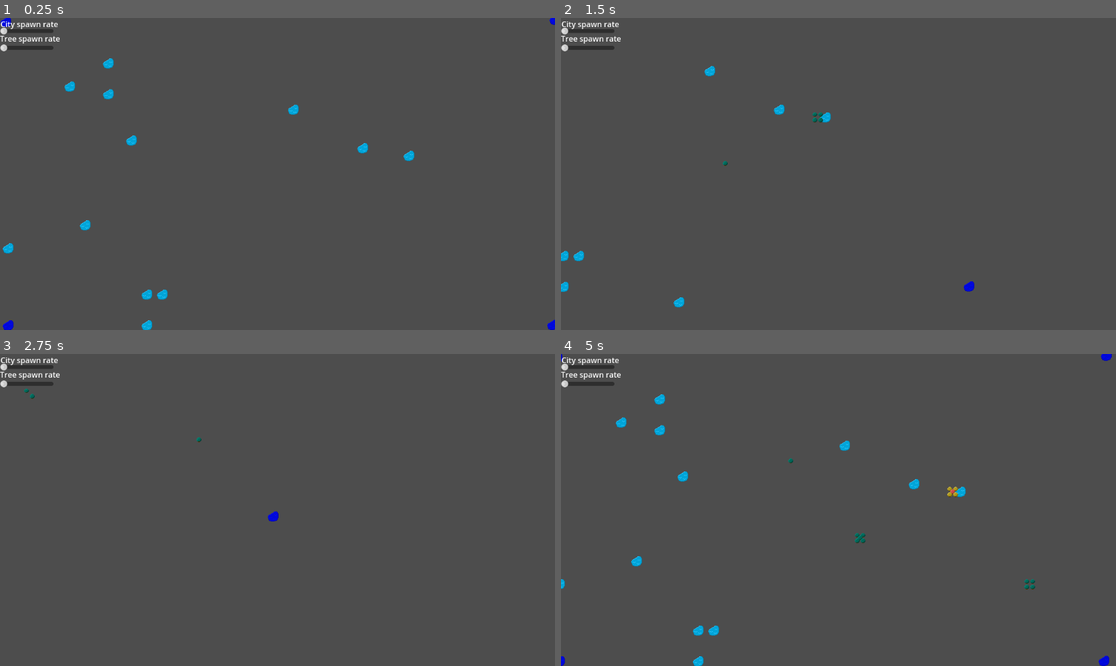
Above: before the commit, frames 1-4 (two rows, left to right).
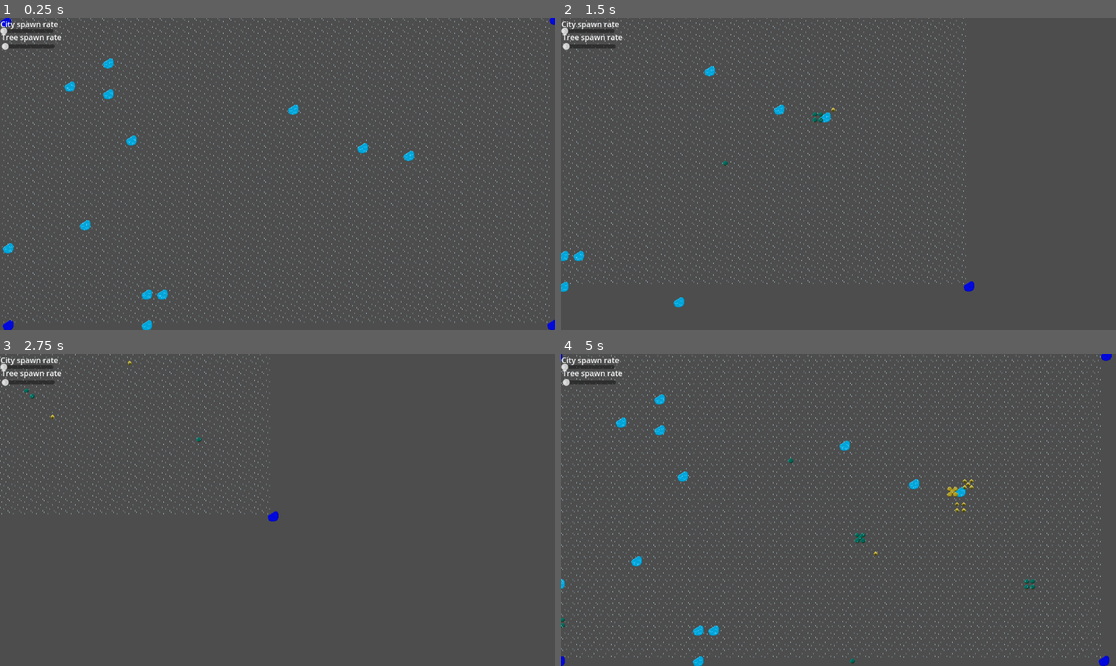
Above: after the commit, the same moments.

Repository: Nuxifer/Tree-gone-o-metry
Game: Godot game, scene res://scenes/main_scene.tscn
Same seed, same stepped clock (60 frames per second), same inputs: the game is played once before the commit and once after it.
Inputs (mouse positions are in pixels of both pictures, inside the frame that each line leads up to):
- Up to frame 1 (0.25 s): no input
- Up to frame 2 (1.5 s): move the mouse to (960, 158) at 0.52 s; press the mouse at (960, 158) at 0.53 s; hold Right (ui_right) 0.53-1.28 s; move the mouse to (727, 189) at 1.27 s; release the mouse at (727, 189) at 1.28 s; hold Down (ui_down) from 1.28 s (still down); click (727, 189) at 1.35 s
- Up to frame 3 (2.75 s): move the mouse to (333, 441) at 2.02 s; release Down (ui_down) at 2.03 s; press the mouse at (333, 441) at 2.03 s; hold Right (ui_right) from 2.03 s (still down)
- Up to frame 4 (5 s): move the mouse to (810, 572) at 2.77 s; release Right (ui_right) at 2.78 s; release the mouse at (810, 572) at 2.78 s; hold Up (ui_up) 2.78-3.53 s; click (810, 572) at 2.85 s; move the mouse to (1005, 556) at 3.52 s; press the mouse at (1005, 556) at 3.53 s; hold Left (ui_left) from 3.53 s (still down); move the mouse to (672, 463) at 4.27 s; release the mouse at (672, 463) at 4.28 s; click (672, 463) at 4.35 s

The runs differ from the first frame. In frame 1, 5.0% of the frame differs, in the area x 0-99%, y 0-98%; in frame 2, 3.3%; in frame 3, 1.5%; in frame 4, 5.0%, in the area x 0-98%, y 0-100%.
Error before the commit: Cannot call method 'add_child' on a null value. (res://scenes/lake.gd:67)

Commit message:
240818
- regneffekt fixad
- infinite loop ordnad
- gjort sliders för spawn rate

> anpassa sliders
> fadein/fade out regneffekt
> gör meny

Diff:
--- a/global.gd
+++ b/global.gd
@@ -1,9 +1,27 @@
 extends Node
 
+signal spawn_tree
+signal spawn_lake
+signal spawn_settlement
+signal settlement_spawn_rate_changed(value)
+signal tree_spawn_rate_changed(value)
 
 
 var occupied_tiles: Dictionary = {}
 
+var lakes: Array = []  # Track lakes in the game
+var placed_trees: Dictionary = {}
+var placed_settlements: Dictionary = {}
+
+var hut_spawn_chance: float = 0.4  # 4% chance to spawn a hut
+var tree_spawn_chance: float = 0.15  # 15% chance to spawn a tree
+
 # Called when the node enters the scene tree for the first time.
 func _ready():
-	pass # Replace with function body.
+	tree_spawn_rate_changed.connect(_on_tree_spawn_rate_changed)
+	settlement_spawn_rate_changed.connect(_on_settlement_spawn_rate_changed)
+
+func _on_tree_spawn_rate_changed(value):
+	tree_spawn_chance = value
+func _on_settlement_spawn_rate_changed(value):
+	hut_spawn_chance = value
--- a/scenes/game_scene.tscn
+++ b/scenes/game_scene.tscn
@@ -33,6 +33,11 @@
 [node name="Camera2D" type="Camera2D" parent="."]
 unique_name_in_owner = true
 position = Vector2(575, 326)
+limit_left = -10000
+limit_top = -10000
+limit_right = 10000
+limit_bottom = 10000
+limit_smoothed = true
 script = ExtResource("2_cxr33")
 
 [node name="lake_objects" type="Node2D" parent="."]
--- a/scenes/lake.gd
+++ b/scenes/lake.gd
@@ -36,7 +36,7 @@
 	if randf() <= spawn_chance:
 		var spawn_position = find_valid_spawn_position()
 		if spawn_position != Vector2(-1, -1):
-			spawn_tree(spawn_position)
+			Global.spawn_tree.emit(spawn_position)
 		else:
 			print("No valid position found for spawning a tree.")
 
@@ -61,16 +61,16 @@
 		attempt_count += 1
 
 	return Vector2(-1,-1)  # Return null if no valid position was found
-
-func spawn_tree(spawn_position: Vector2):
-	var tree_instance = tree_scene.instantiate()
-	get_node("game_scene/trees_objects").add_child(tree_instance)
-	tree_instance.global_position = spawn_position
-
-	# Add the tree to the occupied tiles dictionary in the parent scene
-	var grid_position = Vector2i(spawn_position / tile_size)
-	Global.occupied_tiles[grid_position] = tree_instance
-	get_parent().placed_trees[grid_position] = tree_instance
-	tree_instance.add_to_group("trees")
-
-	print("Tree spawned at: ", spawn_position)
+#
+#func spawn_tree(spawn_position: Vector2):
+	#var tree_instance = tree_scene.instantiate()
+	#get_node("game_scene/trees_objects").add_child(tree_instance)
+	#tree_instance.global_position = spawn_position
+#
+	## Add the tree to the occupied tiles dictionary in the parent scene
+	#var grid_position = Vector2i(spawn_position / tile_size)
+	#Global.occupied_tiles[grid_position] = tree_instance
+	#get_parent().placed_trees[grid_position] = tree_instance
+	#tree_instance.add_to_group("trees")
+#
+	#print("Tree spawned at: ", spawn_position)
--- a/scenes/main_scene.tscn
+++ b/scenes/main_scene.tscn
@@ -1,8 +1,12 @@
-[gd_scene load_steps=2 format=3 uid="uid://ccbxveoc345pk"]
+[gd_scene load_steps=4 format=3 uid="uid://ccbxveoc345pk"]
 
+[ext_resource type="Script" path="res://scenes/main_scene_ui.gd" id="1_0ide8"]
 [ext_resource type="PackedScene" uid="uid://isdnnbljo5ld" path="res://scenes/game_scene.tscn" id="1_to420"]
 
+[sub_resource type="SpriteFrames" id="SpriteFrames_r7adw"]
+
 [node name="MainScene" type="Node2D"]
+script = ExtResource("1_0ide8")
 
 [node name="game_scene" parent="." instance=ExtResource("1_to420")]
 
@@ -15,31 +19,38 @@
 offset_bottom = 40.0
 
 [node name="city_spawn" type="HSlider" parent="CanvasLayer/Control"]
+unique_name_in_owner = true
 layout_mode = 0
 offset_top = 19.0
 offset_right = 111.0
 offset_bottom = 35.0
-max_value = 50.0
+max_value = 10.0
+step = 0.1
 
-[node name="Label" type="Label" parent="CanvasLayer/Control/city_spawn"]
+[node name="city_label" type="Label" parent="CanvasLayer/Control/city_spawn"]
+unique_name_in_owner = true
 layout_mode = 0
 offset_left = 1.0
 offset_top = -18.0
-offset_right = 41.0
+offset_right = 184.0
 offset_bottom = 5.0
 text = "City spawn rate"
 
 [node name="tree_spawn" type="HSlider" parent="CanvasLayer/Control"]
+unique_name_in_owner = true
 layout_mode = 0
-offset_top = 54.0
-offset_right = 111.0
-offset_bottom = 70.0
+offset_left = 3.0
+offset_top = 51.0
+offset_right = 114.0
+offset_bottom = 67.0
 max_value = 50.0
+step = 0.1
 
-[node name="Label2" type="Label" parent="CanvasLayer/Control/tree_spawn"]
+[node name="tree_label" type="Label" parent="CanvasLayer/Control/tree_spawn"]
+unique_name_in_owner = true
 layout_mode = 0
 offset_top = -23.0
-offset_right = 120.0
+offset_right = 181.0
 text = "Tree spawn rate"
 
 [node name="score" type="Control" parent="CanvasLayer/Control"]
@@ -88,4 +99,10 @@
 text = ">20
 "
 
+[node name="AnimatedSprite2D" type="AnimatedSprite2D" parent="CanvasLayer"]
+sprite_frames = SubResource("SpriteFrames_r7adw")
+
+[connection signal="value_changed" from="CanvasLayer/Control/city_spawn" to="." method="_on_city_spawn_value_changed"]
+[connection signal="value_changed" from="CanvasLayer/Control/tree_spawn" to="." method="_on_tree_spawn_value_changed"]
+
 [editable path="game_scene"]
--- /dev/null
+++ b/scenes/main_scene_ui.gd
@@ -0,0 +1,41 @@
+extends Node2D
+
+@onready var tree_label = %tree_label
+@onready var city_label = %city_label
+
+
+@onready var rain_scene = preload("res://scenes/rain_scene.tscn")
+
+
+func _on_city_spawn_value_changed(value):
+	Global.settlement_spawn_rate_changed.emit(value)
+	city_label.set_text("City spawn rate: " + str(value))
+
+
+func _on_tree_spawn_value_changed(value:):
+	Global.tree_spawn_rate_changed.emit(value)
+	tree_label.set_text("Tree spawn rate: " + str(value))
+
+
+# This function is called when the node enters the scene tree for the first time.
+func _ready():
+	# Get the size of the screen
+	var screen_size = get_viewport().get_visible_rect().size
+
+	# Assuming your AnimatedSprite2D has a size of 64x64 pixels
+	var sprite_size = Vector2(24, 24)  # Replace with your actual sprite size
+
+	# Calculate how many sprites are needed to cover the screen
+	var columns = int(ceil(screen_size.x / sprite_size.x))
+	var rows = int(ceil(screen_size.y / sprite_size.y))
+
+	for x in range(columns):
+		for y in range(rows):
+			# Instance the AnimatedSprite2D scene
+			var rain_instance = rain_scene.instantiate()
+
+			# Position it correctly on the grid
+			rain_instance.position = Vector2(x * sprite_size.x, y * sprite_size.y)
+
+			# Add it as a child of the current node
+			add_child(rain_instance)
--- /dev/null
+++ b/scenes/rain_scene.tscn
@@ -0,0 +1,38 @@
+[gd_scene load_steps=6 format=3 uid="uid://bimwisuadv1ht"]
+
+[ext_resource type="Texture2D" uid="uid://co0sillgab70u" path="res://assets/Rain_sprite.png" id="1_vlxe0"]
+
+[sub_resource type="AtlasTexture" id="AtlasTexture_ns5y2"]
+atlas = ExtResource("1_vlxe0")
+region = Rect2(0, 0, 24, 24)
+
+[sub_resource type="AtlasTexture" id="AtlasTexture_wa51l"]
+atlas = ExtResource("1_vlxe0")
+region = Rect2(24, 0, 24, 24)
+
+[sub_resource type="AtlasTexture" id="AtlasTexture_a13dq"]
+atlas = ExtResource("1_vlxe0")
+region = Rect2(48, 0, 24, 24)
+
+[sub_resource type="SpriteFrames" id="SpriteFrames_ym5ol"]
+animations = [{
+"frames": [{
+"duration": 1.0,
+"texture": SubResource("AtlasTexture_ns5y2")
+}, {
+"duration": 1.0,
+"texture": SubResource("AtlasTexture_wa51l")
+}, {
+"duration": 1.0,
+"texture": SubResource("AtlasTexture_a13dq")
+}],
+"loop": true,
+"name": &"default",
+"speed": 5.0
+}]
+
+[node name="rain_animation" type="AnimatedSprite2D"]
+sprite_frames = SubResource("SpriteFrames_ym5ol")
+autoplay = "default"
+frame_progress = 0.745545
+speed_scale = 0.925
--- a/scenes/settlement.gd
+++ b/scenes/settlement.gd
@@ -20,7 +20,7 @@
 			city_health = hut_level
 		if hut_level == 1:
 			city_health = 3
-		print("No trees found near hut at ", global_position, " , remaining health is: ", city_health)
+		#print("No trees found near hut at ", global_position, " , remaining health is: ", city_health)
 		if city_health <= 0:
 			print("Hut removed at ", global_position)
 			queue_free()
@@ -37,7 +37,7 @@
 			var lake = area
 			var absorbed_level = lake.consume_levels(consumption_rate)  # Settlements absorb levels based on their consumption rate
 			total_consumed += absorbed_level
-			print("Settlement at ", global_position, " absorbed ", absorbed_level, " levels from lake.")
+			#print("Settlement at ", global_position, " absorbed ", absorbed_level, " levels from lake.")
 
 func consume_trees_in_radius() -> bool:
 	var tree_found = false
@@ -54,14 +54,14 @@
 	var amount_to_consume = consumption_rate
 
 	tree.tree_level -= amount_to_consume
-	print("Consumed ", amount_to_consume, " points from tree. New tree level: ", tree.tree_level)
+	#print("Consumed ", amount_to_consume, " points from tree. New tree level: ", tree.tree_level)
 
 	if tree.tree_level <= 0:
 		print("Tree at position ", tree.global_position, " has been removed.")
 		var tree_pos = tree.global_position / 16.0
 		if Global.occupied_tiles.has(tree_pos):
 			Global.occupied_tiles.erase(tree_pos)
-		get_parent().placed_trees.erase(tree)
+		Global.placed_trees.erase(tree)
 		tree.queue_free()  # Remove the tree if its level reaches 0
 
 	total_consumed += amount_to_consume
--- a/scripts/game_scene.gd
+++ b/scripts/game_scene.gd
@@ -6,6 +6,7 @@
 @export var tile_size: float = 16.0
 var tilemap : TileMap
 
+
 # Rain system
 @export var rain_intervals: Array[int] = []
 @export var max_turns: int = 100  # Number of intervals in the rain cycle
@@ -21,8 +22,7 @@
 @export var placement_range: int = 1000  # Range for random placement
 
 # Stores the trees placed on the grid
-var lakes: Array = []  # Track lakes in the game
-var placed_trees: Dictionary = {}
+
 
 
 @export var camera: Camera2D  # Reference to the Camera2D node
@@ -39,6 +39,8 @@
 	if camera == null:
 		camera = $Camera2D
 	camera.make_current()
+	Global.spawn_tree.connect(place_tree)
+	Global.spawn_settlement.connect(place_settlement)
 
 	# Initialize the rain intervals array with 100 random numbers between 2 and 5
 	rain_intervals.resize(max_turns)
@@ -86,12 +88,39 @@
 	tree_instance.global_position = tile_position
 
 	Global.occupied_tiles[grid_position] = tree_instance
-	placed_trees[grid_position] = tree_instance  # Store the tree in the dictionary
+	Global.placed_trees[grid_position] = tree_instance  # Store the tree in the dictionary
 	tree_instance.add_to_group("trees")
 
-	print("Tree placed at: ", grid_position)
+	#print("Tree placed at: ", grid_position)
 	return true  # Tree was successfully placed
 
+func place_settlement(global_position: Vector2) -> bool:
+	# Convert the global position to the nearest grid position
+	var tile_position = global_position.snapped(Vector2(tile_size, tile_size))
+	var grid_position = Vector2i(tile_position / tile_size)
+
+	# Check if the grid position is already occupied
+	if Global.occupied_tiles.has(grid_position):
+		#print("Tile at ", grid_position, " is already occupied. Cannot place settlement.")
+		return false
+
+	# Instantiate the settlement
+	var settlement_instance = settlement_scene.instantiate()
+
+	# Add the settlement to the settlements group or scene tree
+	settlements_objects.add_child(settlement_instance)
+	settlement_instance.global_position = tile_position
+
+	# Mark the tile as occupied in the occupied_tiles dictionary
+	Global.occupied_tiles[grid_position] = settlement_instance
+
+	# If you have a separate dictionary for settlements, use it
+	Global.placed_settlements[grid_position] = settlement_instance  # Store the settlement in the correct dictionary
+
+	settlement_instance.add_to_group("settlements")
+
+	#print("Settlement placed at: ", grid_position)
+	return true  # Settlement was successfully placed
 
 func place_lakes_randomly():
 	for i in range(number_of_lakes):
@@ -114,7 +143,7 @@
 		# Add the lake to the occupied tiles dictionary
 		Global.occupied_tiles[grid_position] = lake_instance
 
-		print("Lake placed at: ", lake_instance.global_position)
+		#print("Lake placed at: ", lake_instance.global_position)
 	else:
 		print("Tile at ", grid_position, " is already occupied. Skipping lake placement.")
 
@@ -146,8 +175,8 @@
 
 	# Remove entries from placed_trees if they no longer reference valid instances
 	var keys_to_remove = []
-	for grid_position in placed_trees.keys():
-		var tree = placed_trees[grid_position]
+	for grid_position in Global.placed_trees.keys():
+		var tree = Global.placed_trees[grid_position]
 		if tree == null:
 			keys_to_remove.append(grid_position)
 		else:
@@ -155,7 +184,7 @@
 
 	# Remove invalid (null) tree entries from both dictionaries
 	for grid_position in keys_to_remove:
-		placed_trees.erase(grid_position)
+		Global.placed_trees.erase(grid_position)
 		Global.occupied_tiles.erase(grid_position)
 
 	# Process turns for all settlements
--- a/scripts/tree.gd
+++ b/scripts/tree.gd
@@ -4,8 +4,7 @@
 @export var max_tree_level: int = 15  # Max level a tree can reach
 var tree_scene = preload ("res://scenes/tree.tscn")
 var settlement_scene = preload("res://scenes/settlement.tscn")
-@export var hut_spawn_chance: float = 0.10  # 4% chance to spawn a hut
-@export var tree_spawn_chance: float = 0.15  # 15% chance to spawn a hut
+
 
 @export var has_spawned_hut: bool = false
 
@@ -43,7 +42,7 @@
 
 
 func try_to_spawn_hut():
-	if randf() <= hut_spawn_chance:
+	if randf() <= Global.hut_spawn_chance:
 		spawn_settlement_nearby()
 
 func absorb_levels_from_lake():
@@ -54,37 +53,40 @@
 			var absorbed_level = lake.consume_levels(1)  # Trees absorb 1 level per turn
 			tree_level += absorbed_level
 			#print("Tree at ", global_position, " absorbed ", absorbed_level, " levels from lake.")
+func spawn_settlement_nearby():
 
-func spawn_settlement_nearby():
 	var attempts = 5  # Limit the number of attempts to find a valid position
 	var placed = false
 
 	while attempts > 0 and not placed:
-		var offset = Vector2(randi_range(-3, 3), randi_range(-3, 3)) * 16  # Random offset within 5 tiles
+		# Generate a random offset within 3 tiles in each direction
+		var offset = Vector2(randi_range(-3, 3), randi_range(-3, 3)) * 16
 		var potential_position = global_position + offset
 
 		# Snap the potential position to the grid
 		potential_position = potential_position.snapped(Vector2(16, 16))
-
-		var grid_position = potential_position / 16.0
+		var grid_position = Vector2i(potential_position / 16.0)
 
 		# Check if the tile is not already occupied
 		if not Global.occupied_tiles.has(grid_position):
-			var settlement_instance = settlement_scene.instantiate()
-			settlement_instance.global_position = potential_position
-			get_node("game_scene/settlements_objects").add_child(settlement_instance)
-			Global.occupied_tiles[grid_position] = settlement_instance
-			has_spawned_hut = true
-			print("Settlement placed at: ", grid_position)
+			# Emit the signal to place the settlement if the tile is free
+			Global.spawn_settlement.emit(potential_position)
 
-			placed = true
+			# Mark the position as occupied
+			Global.occupied_tiles[grid_position] = true
 
-		attempts -= 1
+			placed = true  # Mark as placed to stop further attempts
+			#print("Settlement placed at: ", grid_position)
+		else:
+			print("Tile at ", grid_position, " is already occupied.")
+
+		attempts -= 1  # Decrease the attempt count after each try
 
 	if not placed:
 		print("Failed to place a settlement within 5 tiles.")
+
 func try_to_spawn_tree():
-	if randf() <= tree_spawn_chance:
+	if randf() <= Global.tree_spawn_chance:
 		spawn_tree_nearby()
 
 func spawn_tree_nearby():
@@ -94,26 +96,27 @@
 	while attempts > 0 and not placed:
 		var offset = Vector2(randi_range(-3, 3), randi_range(-3, 3)) * 16  # Random offset within 3 tiles
 		var potential_position = global_position + offset
-
-		# Snap the potential position to the grid
-		potential_position = potential_position.snapped(Vector2(16, 16))
-
-		var grid_position = potential_position / 16.0
-
-		# Check if the tile is not already occupied
-		if not Global.occupied_tiles.has(grid_position):
-			var tree_instance = tree_scene.instantiate()
-			tree_instance.global_position = potential_position
-			get_node("game_scene/trees_objects").add_child(tree_instance)
-
-			# Correctly add the tree to the placed_trees dictionary using the grid position as the key
-			get_parent().placed_trees[grid_position] = tree_instance
-			Global.occupied_tiles[grid_position] = tree_instance
-
-			tree_instance.add_to_group("trees")
-			#print("New tree placed at: ", grid_position)
-
-			placed = true
+		Global.spawn_tree.emit(potential_position)
+		placed = true
+#
+		## Snap the potential position to the grid
+		#potential_position = potential_position.snapped(Vector2(16, 16))
+#
+		#var grid_position = potential_position / 16.0
+#
+		## Check if the tile is not already occupied
+		#if not Global.occupied_tiles.has(grid_position):
+			#var tree_instance = tree_scene.instantiate()
+			#tree_instance.global_position = potential_position
+			#get_node("game_scene/trees_objects").add_child(tree_instance)
+#
+			## Correctly add the tree to the placed_trees dictionary using the grid position as the key
+			#get_parent().placed_trees[grid_position] = tree_instance
+			#Global.occupied_tiles[grid_position] = tree_instance
+#
+			#tree_instance.add_to_group("trees")
+			##print("New tree placed at: ", grid_position)
+#
 
 		attempts -= 1
 
Binary file added: assets/Rain (no gras).gif
Binary file added: assets/Rain_sprite.png
Not shown, added: assets/Rain_sprite.png.import
Binary file added: scripts/Rain (no gras).gif
Not shown, removed: draft_2_240817.zip
